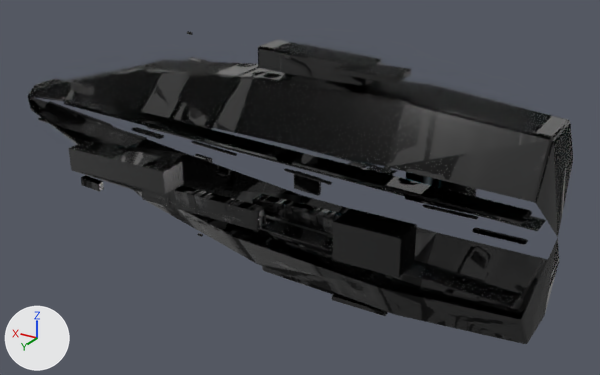
Renders of the glTF model assets/ships/parts/hulls/hull_frigate.glb from each side of a commit.
Before and after are seen from a 50 mm camera at (-8.84, 13.49, 6.53) aimed at (-0.53, -0.36, -0.39). The lights are fixed; the arrows at lower left show +X, +Y and +Z. The first picture is the older version. Mesh edges are drawn as thin lines on the coarser meshes. Where no turn or scale is listed for an object, it has been applied to the vertices.

In view in the first picture: 'DET_disciplined_wear', 'DET_engine_vent', 'LOD0_HULL_FRIGATE_MAIN'.
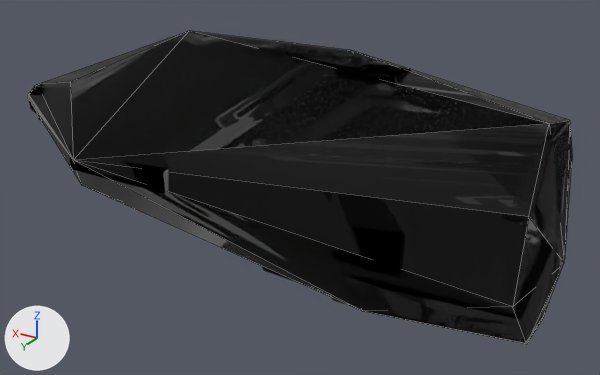
Not visible in the pictures: 'LOD1_HULL_FRIGATE_SILHOUETTE'.

What changed in the scene script:
```text
Add me_lod0_hull_corvette_002:
    me_lod0_hull_corvette_002.from_pydata(...)  # 25 vertices, 46 faces; spans x -5.94..7.05, y -2.72..2.86, z -2.59..2.66
    me_lod0_hull_corvette_002.materials.append(mat_material_hull)
Add me_lod0_hull_corvette_001:
    me_lod0_hull_corvette_001.from_pydata(...)  # 1229 vertices, 1339 faces; spans x -5.99..7.02, y -2.7..2.62, z -2.52..2.63
    me_lod0_hull_corvette_001.materials.append(mat_material_hull)
Add ob_lod2_hull_frigate_silhouette:
    ob_lod2_hull_frigate_silhouette = bpy.data.objects.new('LOD2_HULL_FRIGATE_SILHOUETTE', me_lod0_hull_corvette_002)
    ob_lod2_hull_frigate_silhouette.location = (0.0, 0.0, 0.0)
Add ob_lod1_hull_frigate_silhouette:
    ob_lod1_hull_frigate_silhouette = bpy.data.objects.new('LOD1_HULL_FRIGATE_SILHOUETTE', me_lod0_hull_corvette_001)
    ob_lod1_hull_frigate_silhouette.location = (0.0, 0.0, 0.0)
```

Where the change shows, as pixel boxes [x1, y1, x2, y2] in the pictures (600 x 375 px):
'LOD2_HULL_FRIGATE_SILHOUETTE', added: after [28, 31, 571, 341]
'LOD0_HULL_FRIGATE_MAIN', unchanged, covered by the edit: before [28, 31, 573, 344]; after [28, 40, 573, 344]
'DET_engine_vent', unchanged, covered by the edit: before [141, 185, 266, 231]
'DET_disciplined_wear', unchanged, covered by the edit: before [252, 194, 343, 235]
